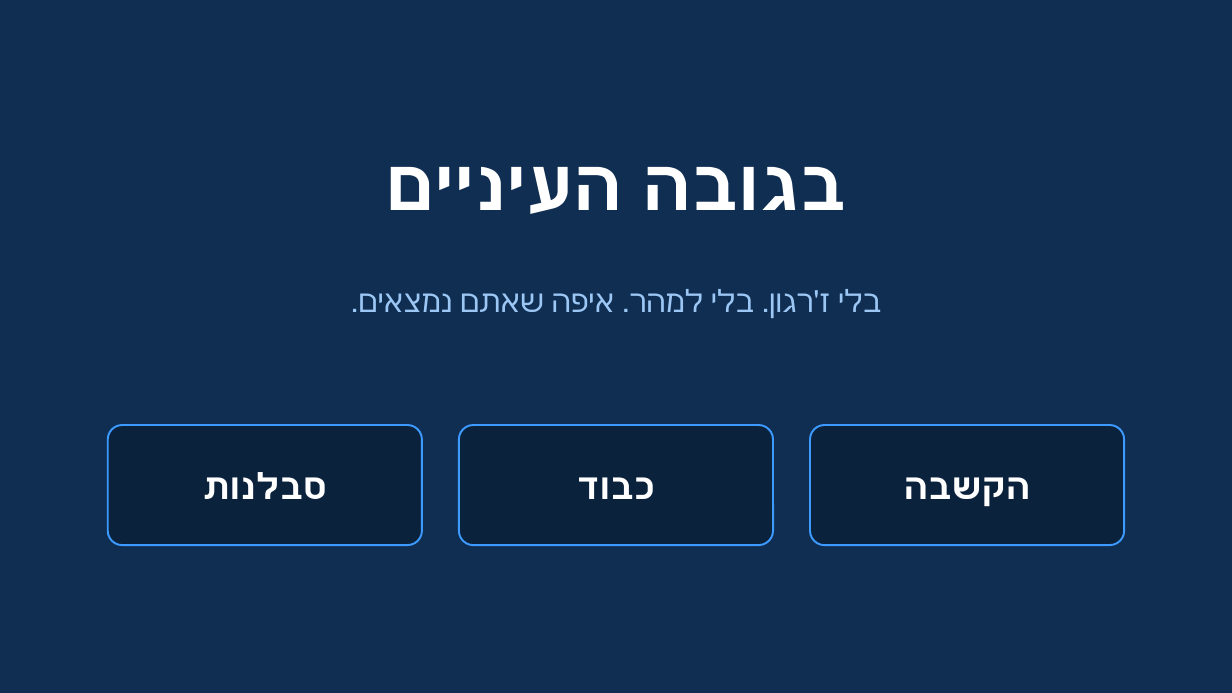
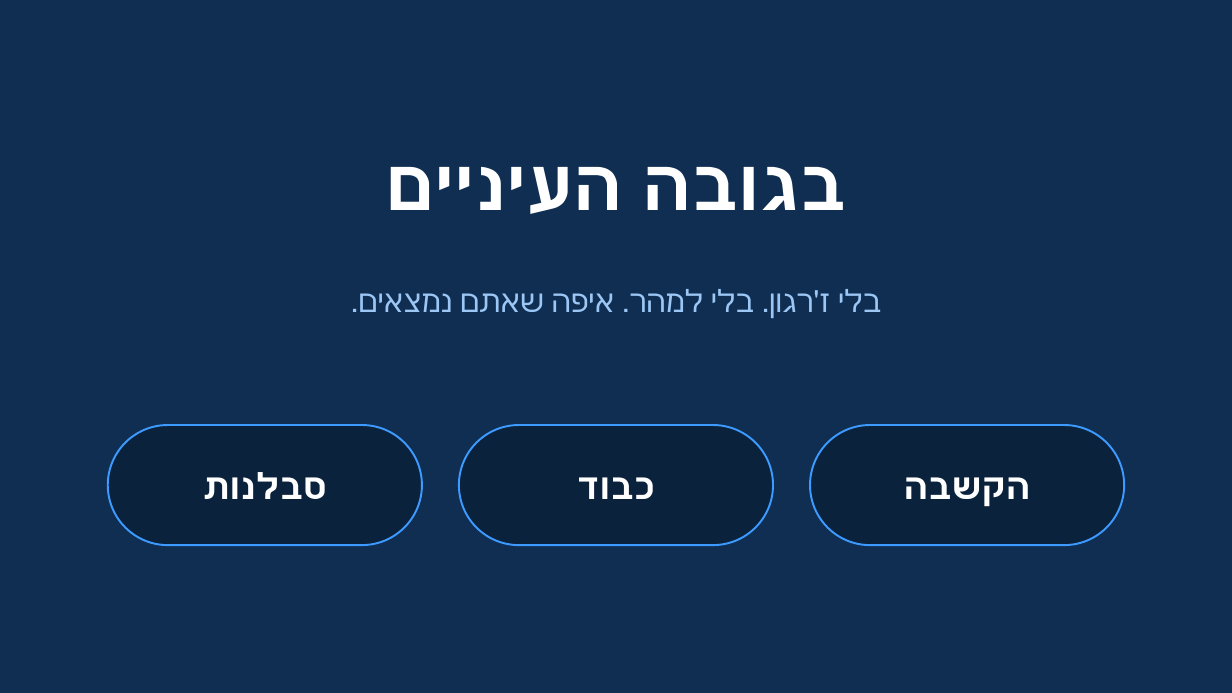
Before and after one commit to danaleeskunik/DanaTech, a slide deck: slide 5 of מצגת-טק-בגובה-העיניים.pptx. Drawn at 1232x693 pixels with LibreOffice and Linux fonts; fonts in the diff are those of the drawing. Boxes give left, top, right and bottom in pixels: in the first picture for what was removed or moved away, otherwise in the second. Text is boxed around its words. In the diff, an @@ line names an element or a change of style, - is before the commit and + after.

```diff
--- a/מצגת-טק-בגובה-העיניים.pptx
+++ b/מצגת-טק-בגובה-העיניים.pptx
@@ proportions changed in 3 elements at box(108, 425, 422, 545), box(459, 425, 774, 545), box(811, 425, 1125, 545) @@
```
Also in this commit, not shown: 3 other slides changed.
